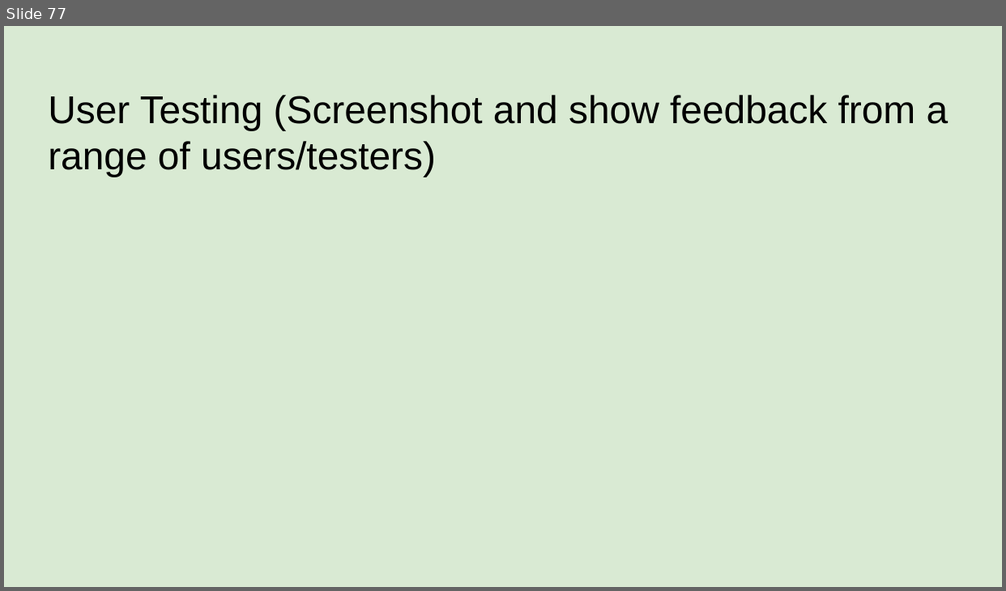
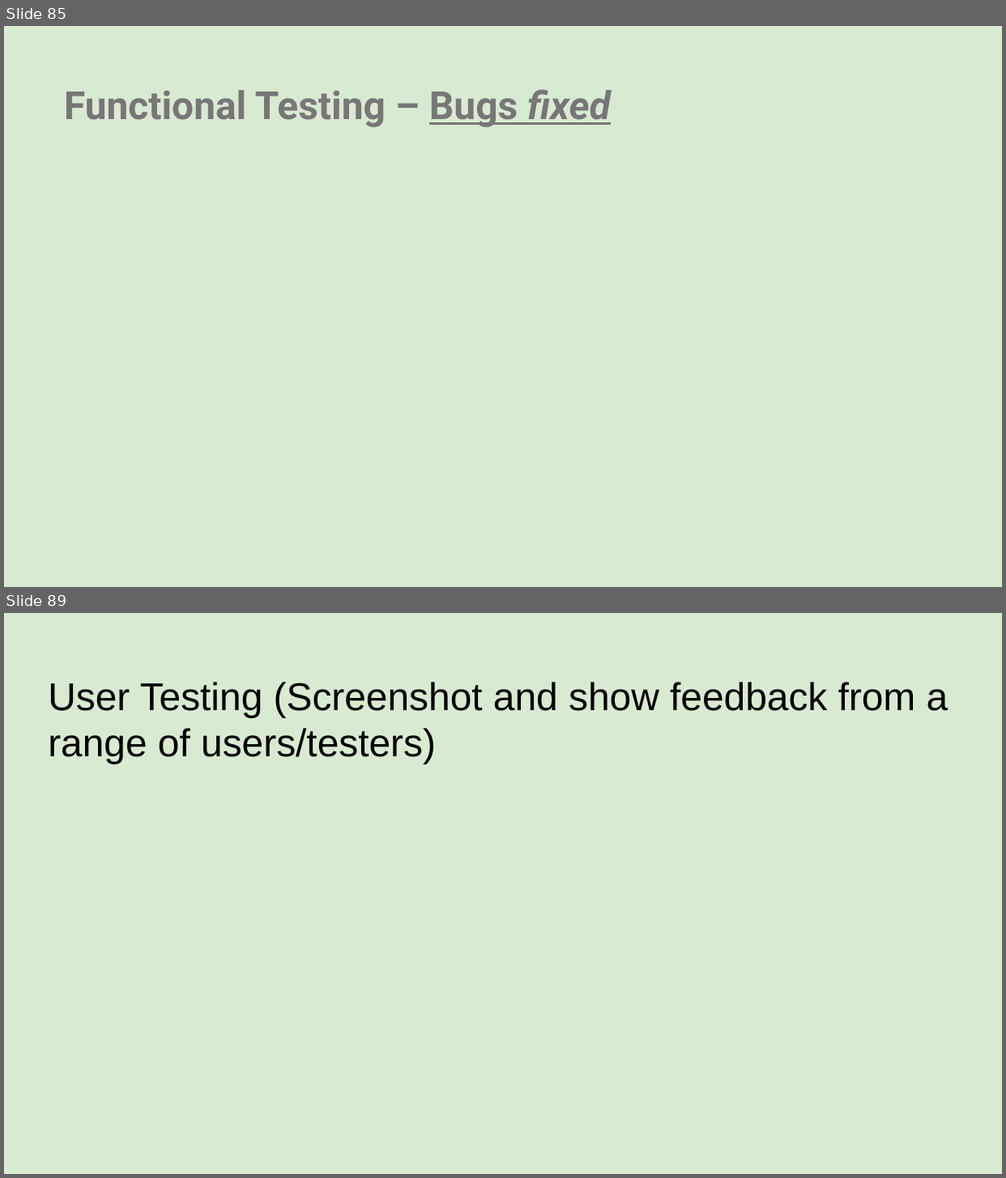
Before and after one commit to danettp/ds_nuts_bot, a slide deck: Danett Pepito - 000_91896 _ 91897 Documentation - 2150400 (Git).pptx. Shown one above the other, each under a label of ours: slide 77 before the commit, slides 85 and 89 after it; the slides between them are not shown. The pictures are 1006x591 and 1006x1178 pixels, drawn with LibreOffice and Linux fonts; fonts in the diff are those of the drawing; background and template pictures are left out. Boxes give left, top, right and bottom in pixels: in the first picture for what was removed or moved away, otherwise in the second. Text is boxed around its words. In the diff, an @@ line names an element or a change of style, - is before the commit and + after.

```diff
--- a/Danett Pepito - 000_91896 _ 91897 Documentation - 2150400 (Git).pptx
+++ b/Danett Pepito - 000_91896 _ 91897 Documentation - 2150400 (Git).pptx
@@ slide 85 added at <box>4,26,1002,587</box>, background picture (left out) @@
@@ title added at <box>64,89,611,127</box>, 28 pt, text #777777, bold @@
+Functional Testing – Bugs fixed
@@ what was slide 77 is now slide 89 @@
```
Also in this commit, not shown: 72 slides changed, 14 other slides added, 3 slides removed, 3 other files.
